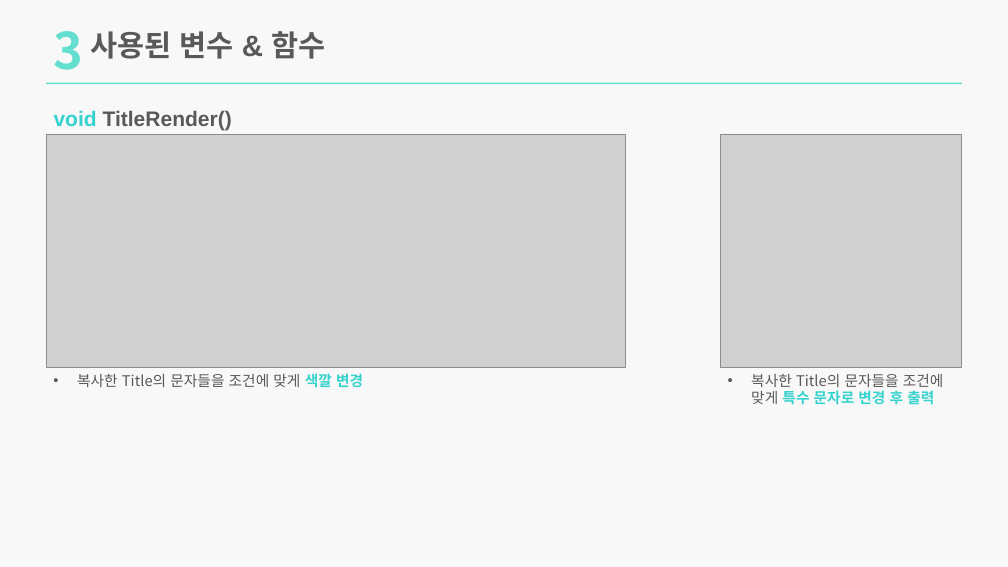
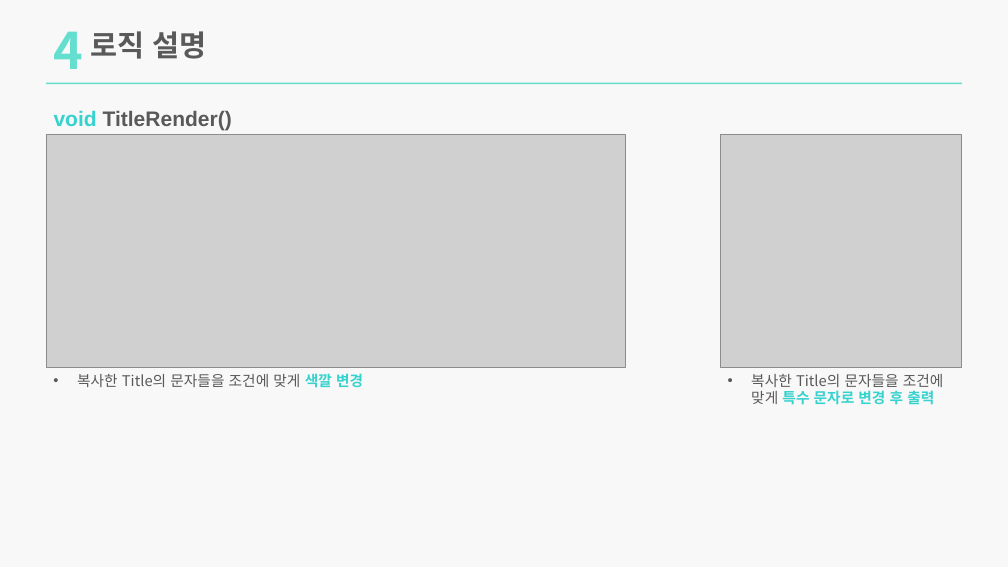
Before and after one commit to lim7635/MatchCard, a slide deck: slide 10 of MatchCard.pptx (slide 11 before the commit). Drawn at 1008x567 pixels with LibreOffice and Linux fonts; fonts in the diff are those of the drawing; grey boxes stand for pictures. Boxes give left, top, right and bottom in pixels: in the first picture for what was removed or moved away, otherwise in the second. Text is boxed around its words. In the diff, an @@ line names an element or a change of style, - is before the commit and + after.

Commit message:
2024.02.24 ppt 수정
(구조체 & 열거형) 페이지, 함수 페이지 병합

```diff
--- a/MatchCard.pptx
+++ b/MatchCard.pptx
@@ text at box(54, 31, 84, 69): text changed @@
-3
+4
@@ text at box(90, 31, 207, 59): text changed @@
-사용된 변수 & 함수
+로직 설명
```
Also in this commit, not shown: 4 other slides changed, 1 slide removed.
